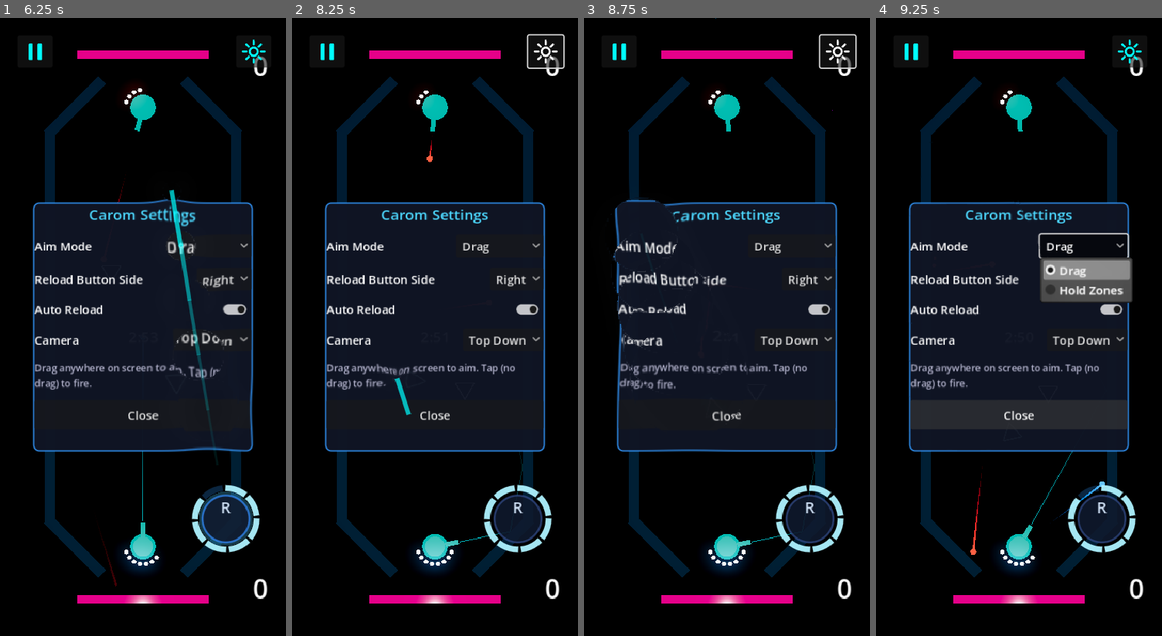
Above: before the commit, frames 1-4 (left to right).
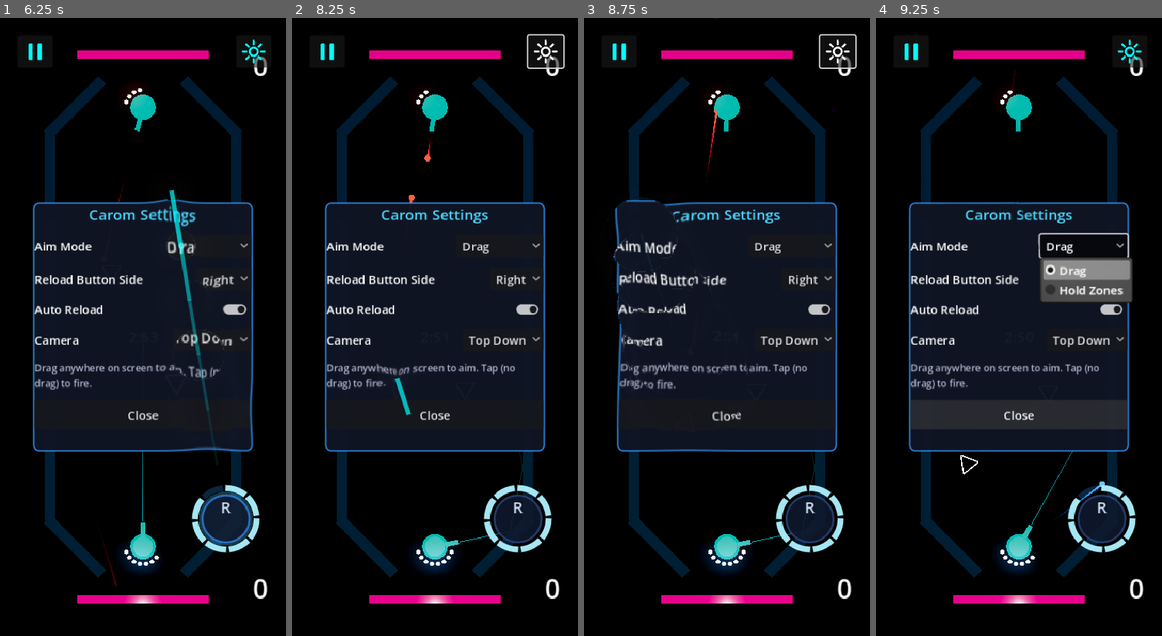
Above: after the commit, the same moments.

Repository: mchambers-mojang/sweet-vinegar-games
Game: Godot game, scene res://carom/scenes/carom_arena.tscn
The game is run twice, just before and just after one commit, with the same random seed, the same clock (stepped at 60 frames per second) and the same inputs. This scene is started directly instead of the project's main scene.
Inputs (mouse positions are in pixels of both pictures, inside the frame that each line leads up to):
- Up to frame 1 (6.25 s): click (34, 48) at 0.5 s; click "Resume" at 1.25 s; click (254, 48) at 2 s; click "Drag" at 2.75 s; click "Right" at 3.5 s; click (234, 308) at 4.27 s; click "Top Down" at 5 s; tap Enter (ui_accept) at 5.75 s; drag from (225, 518) to (171, 191) at 5.77 s
- Up to frame 2 (8.25 s): drag from (377, 357) to (420, 450) at 6.52 s; move the mouse to (463, 191) at 7.27 s; hold Right (ui_right) 7.28-8 s; tap Ctrl at 7.35 s; drag from (420, 450) to (349, 234) at 8.02 s
- Up to frame 3 (8.75 s): no input
- Up to frame 4 (9.25 s): move the mouse to (1104, 419) at 8.77 s; hold Left (ui_left) from 8.78 s (still down); tap C at 8.85 s; tap Enter (ui_accept) at 9.02 s

Frame 1 is identical in both runs. In frame 2, less than 0.1% of the frame differs, in the area x 40-51%, y 16-30%; in frame 3, less than 0.1%; in frame 4, 0.2%, in the area x 29-52%, y 8-87%.

Commit message:
fix(carom): natural angular damping - apply once per tick not per substep
Move angular velocity cap + damping out of the substep loop into a
dedicated _apply_angular_damping() pass that runs once per tick.
- Reduces effective damping from ~33%/tick to ~5%/tick
- Fixes 'brakes then reverse' feel caused by compounding damping + repeat
  collision impulses across 3 substeps
- Fix negative modulo wrapping on rotation

Co-authored-by: Copilot <223556219+Copilot@users.noreply.github.com>

Diff:
--- a/carom/scripts/sim/sim_world.gd
+++ b/carom/scripts/sim/sim_world.gd
@@ -99,6 +99,7 @@
 	for _sub in range(SUBSTEPS):
 		_integrate_substep(SUBSTEPS)
 		_detect_and_resolve()
+	_apply_angular_damping()
 	_clamp_speed()
 	_check_zones()
 	_tick_timer()
@@ -177,18 +178,25 @@
 			var sub_damping: int = b.damping / substeps if substeps > 1 else b.damping
 			var keep: int = FP.ONE - sub_damping
 			b.velocity = FP.FPVec2.scale(b.velocity, keep)
-		# Polygon rotation + angular damping
+		# Polygon rotation (advance by angular_velocity / substeps)
 		if b.shape == SimBody.Shape.POLYGON and b.angular_velocity != 0:
-			# Cap angular velocity at ~1.5 rotations/sec (FP_TWO_PI / 30 * 1.5 ≈ 20588)
-			const MAX_ANGULAR: int = 20588
-			b.angular_velocity = clampi(b.angular_velocity, -MAX_ANGULAR, MAX_ANGULAR)
 			b.rotation = (b.rotation + b.angular_velocity / substeps) % FP_TWO_PI
-			# Angular damping: reduce spin ~12.5% per full tick, distributed across substeps
-			var damp_factor: int = FP.ONE - (FP.ONE >> 3) / substeps
-			b.angular_velocity = FP.mul(b.angular_velocity, damp_factor)
-			# Kill tiny residual spin
-			if absi(b.angular_velocity) < 32:
-				b.angular_velocity = 0
+			if b.rotation < 0:
+				b.rotation += FP_TWO_PI
+
+
+## Apply angular velocity cap and damping once per full tick (not per substep).
+func _apply_angular_damping() -> void:
+	const MAX_ANGULAR: int = 20588  # ~1.5 rot/sec
+	for id: int in _bodies:
+		var b: SimBody = _bodies[id]
+		if b.shape != SimBody.Shape.POLYGON or b.angular_velocity == 0:
+			continue
+		b.angular_velocity = clampi(b.angular_velocity, -MAX_ANGULAR, MAX_ANGULAR)
+		# Gentle damping: ~5% per tick for natural spin-down
+		b.angular_velocity = FP.mul(b.angular_velocity, FP.ONE - (FP.ONE / 20))
+		if absi(b.angular_velocity) < 64:
+			b.angular_velocity = 0
 
 # ---------------------------------------------------------------------------
 # 2 & 3. Collision detection + impulse resolution
